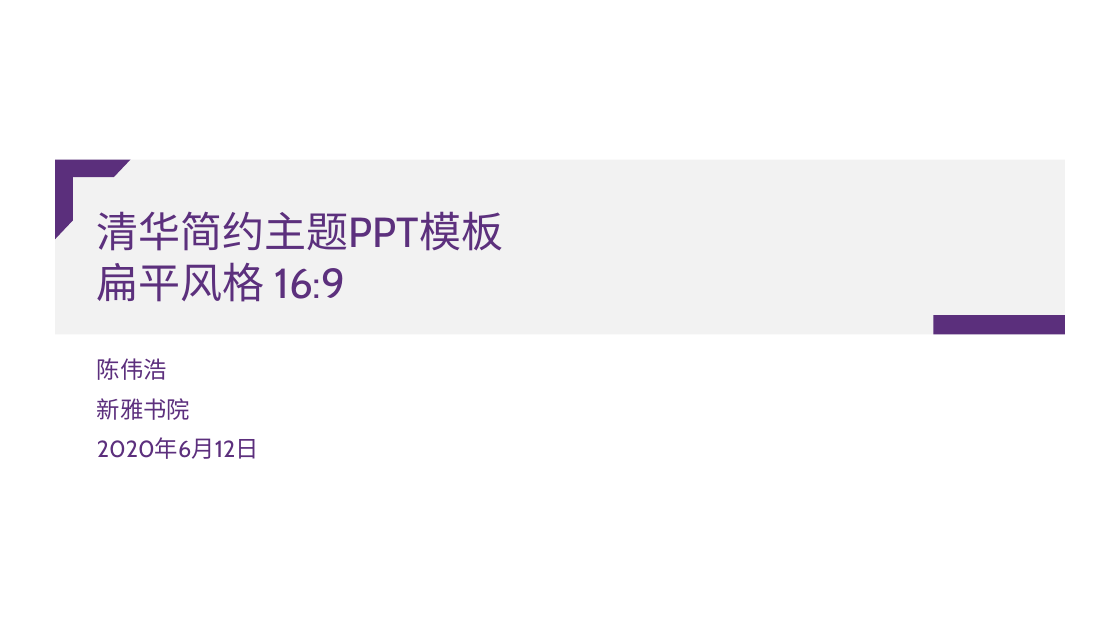
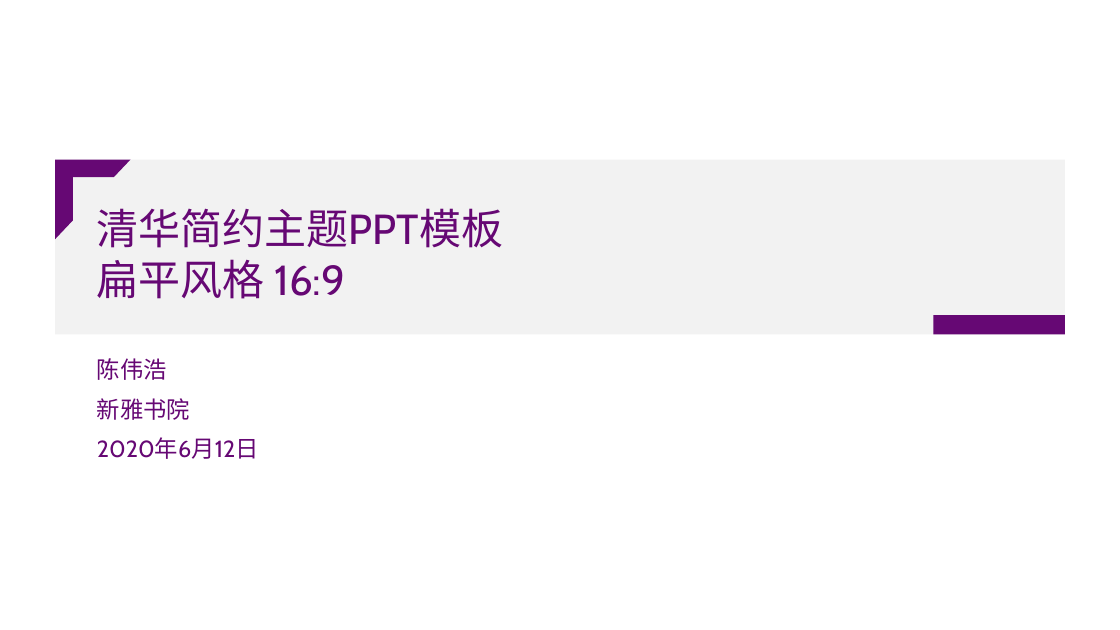
Before and after one commit to atomiechen/THU-PPT-Theme, a slide deck: slide 1 of 清华简约主题-扁平-16-9.pptx. Drawn at 1120x630 pixels with LibreOffice and Linux fonts; fonts in the diff are those of the drawing; background and template pictures are left out. Boxes give left, top, right and bottom in pixels: in the first picture for what was removed or moved away, otherwise in the second. Text is boxed around its words. In the diff, an @@ line names an element or a change of style, - is before the commit and + after.

Commit message:
Major update: 对于浅色背景模板，根据《清华大学视觉形象识别系统手册》，纠正清华主题色，使用校徽校名矢量图

```diff
--- a/清华简约主题-扁平-16-9.pptx
+++ b/清华简约主题-扁平-16-9.pptx
@@ half frame at [55, 160, 131, 239]: fill #5B2F7C to #660874 @@
@@ title "清华简约主题PPT模板 扁平风格 16:9" at [97, 208, 503, 299]: text colour #5C307D to #660874 @@
@@ rectangle at [933, 315, 1065, 334]: fill #5B2F7C to #660874 @@
@@ subtitle "陈伟浩" at [97, 358, 259, 459]: text colour #5C2F7D to #660874 @@
```
Also in this commit, not shown: 8 other slides changed, 4 other files.
